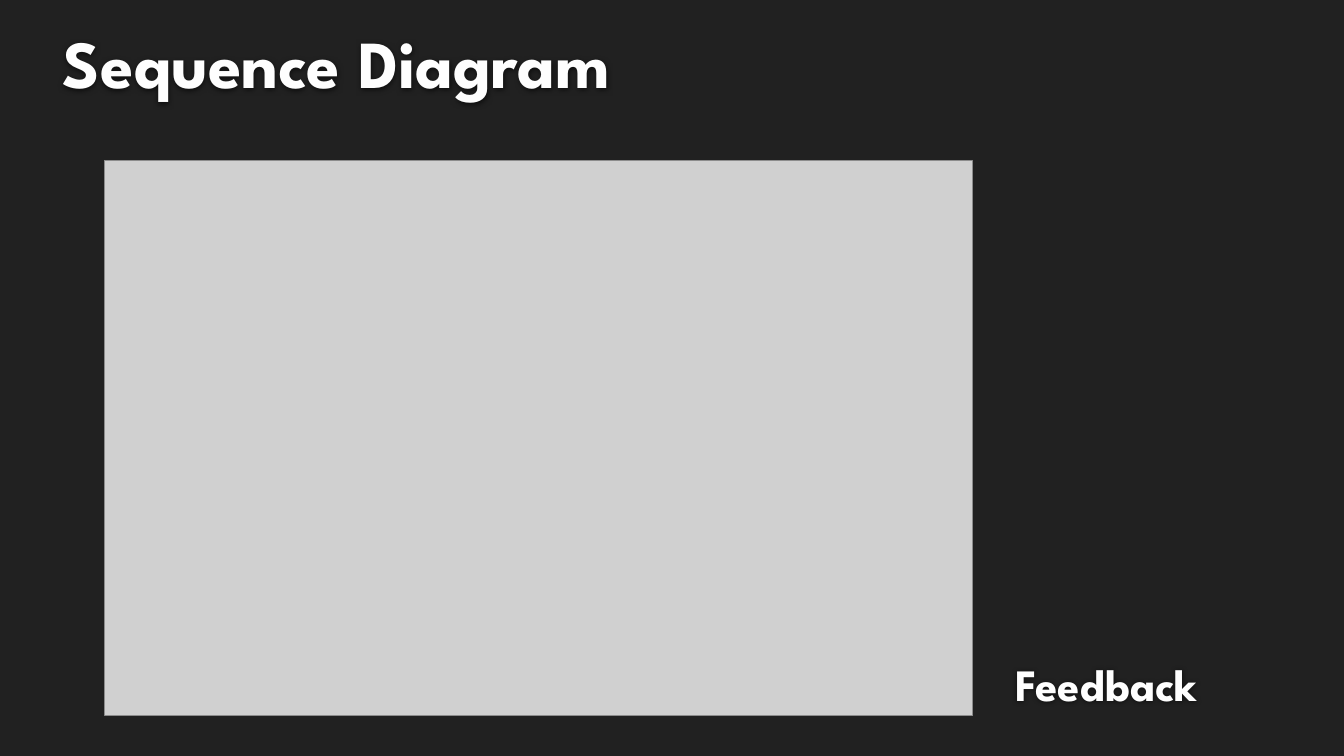
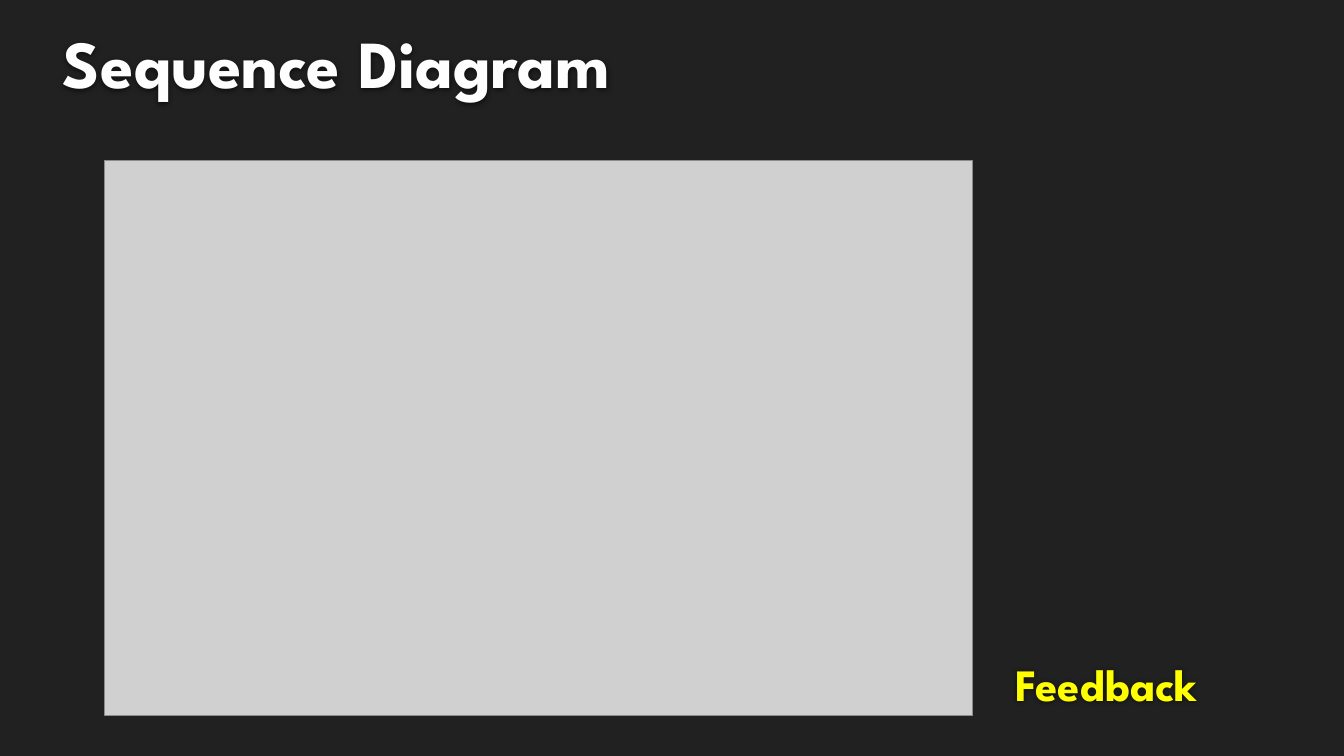
Before and after one commit to seans888/Thomas-n-Friends, a slide deck: slide 14 of Midterm-PPT.pptx. Drawn at 1344x756 pixels with LibreOffice and Linux fonts; fonts in the diff are those of the drawing; grey boxes stand for pictures; background and template pictures are left out. Boxes give left, top, right and bottom in pixels: in the first picture for what was removed or moved away, otherwise in the second. Text is boxed around its words. In the diff, an @@ line names an element or a change of style, - is before the commit and + after.

```diff
--- a/Midterm-PPT.pptx
+++ b/Midterm-PPT.pptx
@@ text "Feedback" at <box>1015,670,1197,702</box>: text colour #FEFEFE to #FFFF00 @@
```
Also in this commit, not shown: 7 other slides changed, 3 other files.
